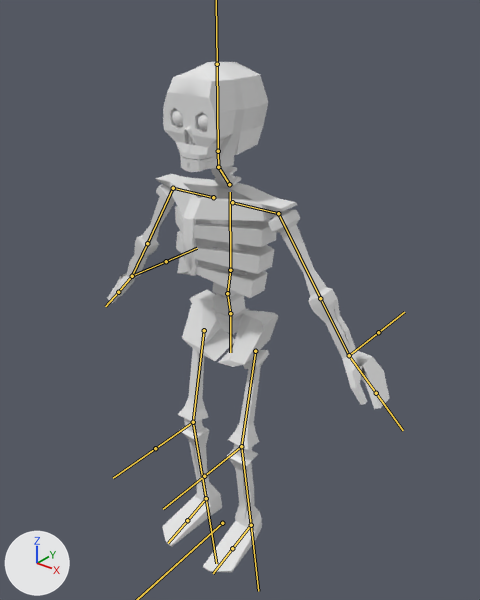
What one commit did to the FBX model Assets/Art/Objects/Enemy/skeleton/skeleton_model.fbx.
Before and after are seen from a 50 mm camera at (2.18, -2.49, 3.27) aimed at (0.1, 0.1, 1.66). The axes (+X, +Y, +Z) are drawn at lower left. The lights are the same throughout. The bones that bend it are drawn over the model as lines.

Objects in the first picture: 'Skeleton'.
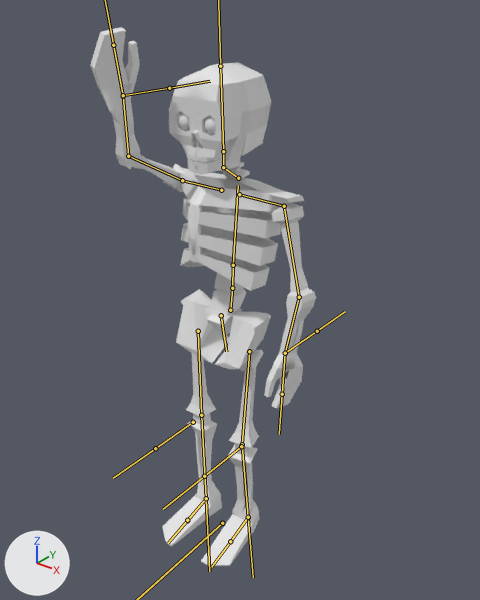
The newer file adds an action. The first version stands in its rest pose; the second is drawn at frame 6 of the action 'Armature|Attack'.

What the commit changed:
Bone 'Hips' (bone_hips) moves from (0.0, 0.0, 0.0) to (0.27, -0.07, 0.0).
Bone 'Hips' (bone_hips) turns from (0, 0, 0) to (0, 0, 9) degrees about its own x, y and z.
Bone 'Spine_01' (bone_spine_01) moves from (0.0, 0.0, 0.0) to (0.0, -0.09, 0.25).
Bone 'Spine_01' (bone_spine_01) turns from (0, 0, 0) to (27, 0, 0) degrees about its own x, y and z.
Bone 'Spine_02' (bone_spine_02) turns from (0, 0, 0) to (-25, 0, 0) degrees about its own x, y and z.
Bone 'Spine_03' (bone_spine_03) turns from (0, 0, 0) to (13, 2, 1) degrees about its own x, y and z.
Bone 'Neck_01' (bone_neck_01) turns from (0, 0, 0) to (-22, 4, -2) degrees about its own x, y and z.
Bone 'Neck_02' (bone_neck_02) turns from (0, 0, 0) to (16, -2, 2) degrees about its own x, y and z.
Bone 'Head' (bone_head) turns from (0, 0, 0) to (-2, -6, 0) degrees about its own x, y and z.
Bone 'Arm.L' (bone_arm_l) turns from (0, 0, 0) to (0, -4, -16) degrees about its own x, y and z.
Bone 'Elbow.L' (bone_elbow_l) turns from (0, 0, 0) to (-7, -1, -23) degrees about its own x, y and z.
Bone 'Arm.R' (bone_arm_r) turns from (0, 0, 0) to (-114, 2, 14) degrees about its own x, y and z.
Bone 'Elbow.R' (bone_elbow_r) turns from (0, 0, 0) to (-49, -1, -4) degrees about its own x, y and z.
Bone 'Leg.L' (bone_leg_l) turns from (0, 0, 0) to (0, 12, 4) degrees about its own x, y and z.
Bone 'Knee.L' (bone_knee_l) turns from (0, 0, 0) to (0, 0, 3) degrees about its own x, y and z.
Bone 'Foot.L' (bone_foot_l) turns from (0, 0, 0) to (-11, -6, -1) degrees about its own x, y and z.
Bone 'Leg.R' (bone_leg_r) turns from (0, 0, 0) to (0, 0, 3) degrees about its own x, y and z.
Bone 'Knee.R' (bone_knee_r) turns from (0, 0, 0) to (0, 0, -20) degrees about its own x, y and z.
Bone 'Foot.R' (bone_foot_r) turns from (0, 0, 0) to (0, 0, 7) degrees about its own x, y and z.

Where the change shows, as pixel boxes [x1, y1, x2, y2] in the pictures (480 x 600 px):
'Skeleton', posed (20% narrower)
    before: [107, 62, 390, 573]
    after: [90, 27, 316, 566]
bone 'Hips', root to tip
    before: (230, 313) to (230, 339)
    after: (221, 315) to (224, 340)
bone 'Spine_01', root to tip
    before: (230, 313) to (227, 293)
    after: (230, 310) to (232, 288)
bone 'Spine_02', root to tip
    before: (227, 293) to (230, 270)
    after: (232, 288) to (233, 265)
bone 'Spine_03', root to tip
    before: (230, 270) to (230, 192)
    after: (233, 265) to (238, 185)
bone 'Neck_01', root to tip
    before: (229, 184) to (218, 167)
    after: (238, 178) to (223, 167)
bone 'Neck_02', root to tip
    before: (218, 167) to (218, 151)
    after: (223, 167) to (223, 151)
bone 'Head', root to tip
    before: (218, 151) to (217, 64)
    after: (223, 151) to (220, 66)
bone 'Arm.L', root to tip
    before: (278, 213) to (320, 298)
    after: (284, 206) to (299, 297)
bone 'Elbow.L', root to tip
    before: (320, 298) to (349, 355)
    after: (299, 297) to (285, 353)
bone 'Arm.R', root to tip
    before: (173, 188) to (147, 243)
    after: (182, 180) to (128, 156)
bone 'Elbow.R', root to tip
    before: (147, 243) to (132, 276)
    after: (128, 156) to (123, 96)
bone 'Leg.L', root to tip
    before: (255, 351) to (241, 446)
    after: (249, 351) to (242, 444)
bone 'Knee.L', root to tip
    before: (241, 446) to (251, 525)
    after: (242, 444) to (248, 517)
bone 'Foot.L', root to tip
    before: (251, 525) to (232, 548)
    after: (248, 517) to (230, 541)
bone 'Leg.R', root to tip
    before: (204, 330) to (193, 422)
    after: (198, 331) to (201, 415)
bone 'Knee.R', root to tip
    before: (193, 422) to (206, 498)
    after: (201, 415) to (206, 498)
